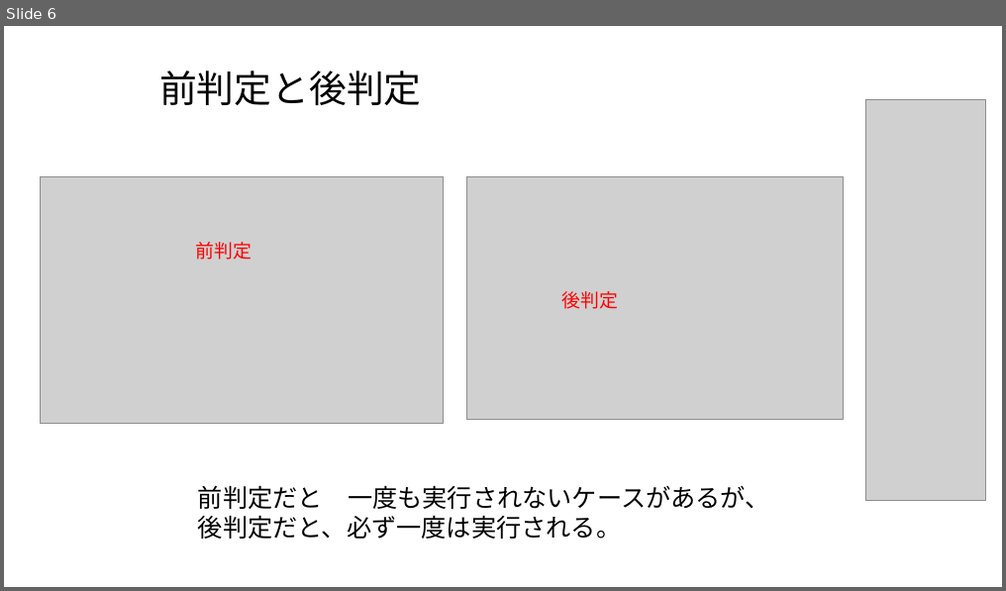
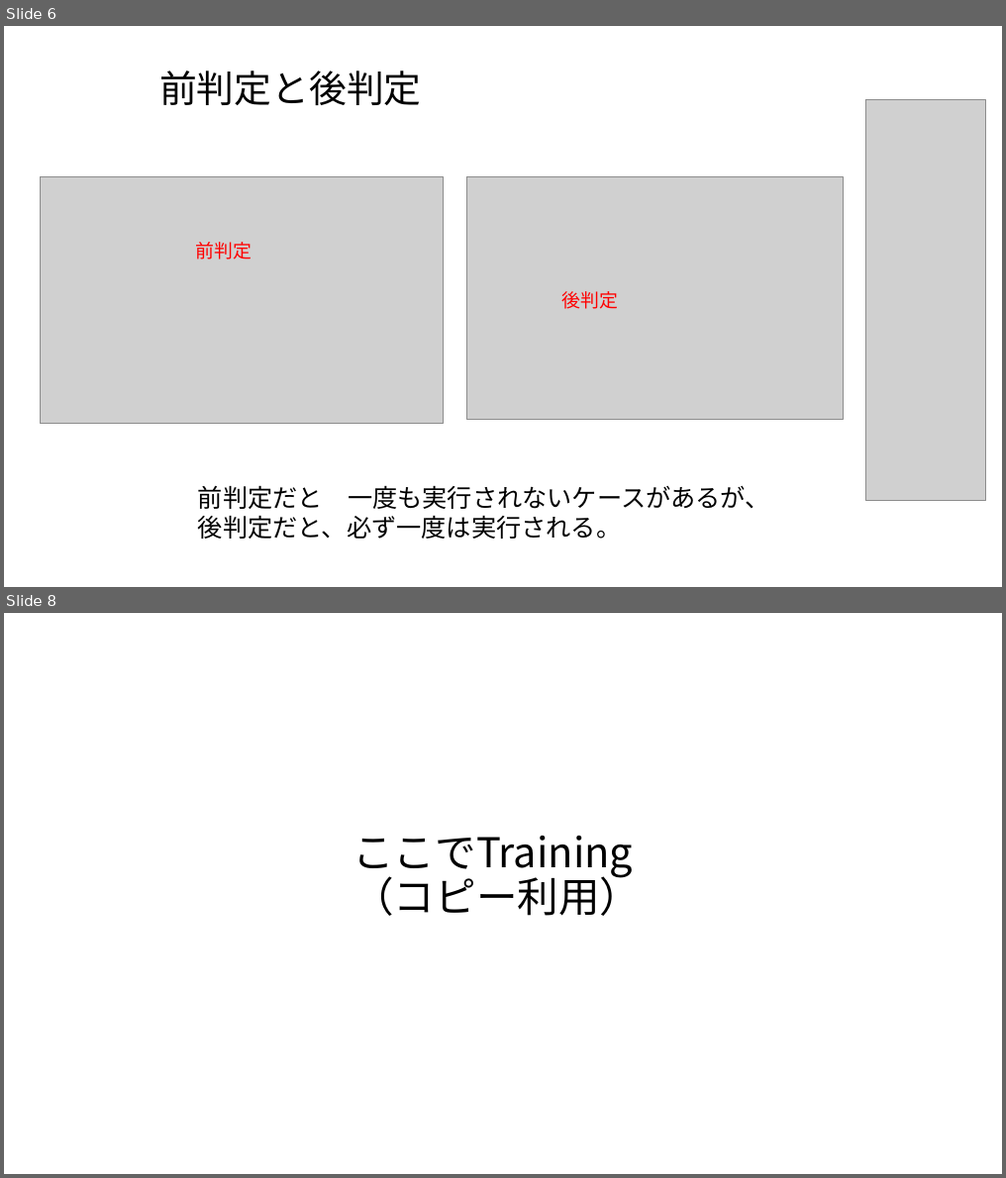
Before and after one commit to masakage/algorithm, a slide deck: docs/第4回繰り返し処理.pptx. Shown one above the other, each under a label of ours: slide 6 before the commit, slides 6 and 8 after it; the slides between them are not shown. The pictures are 1006x591 and 1006x1178 pixels, drawn with LibreOffice and Linux fonts; fonts in the diff are those of the drawing; grey boxes stand for pictures. Boxes give left, top, right and bottom in pixels: in the first picture for what was removed or moved away, otherwise in the second. Text is boxed around its words. In the diff, an @@ line names an element or a change of style, - is before the commit and + after.

```diff
--- a/docs/第4回繰り返し処理.pptx
+++ b/docs/第4回繰り返し処理.pptx
@@ slide 8 added at [4, 613, 1002, 1174], background #FFFFFF @@
@@ title added at [352, 835, 641, 916], 39.6 pt, text #000000 @@
+ここでTraining
+（コピー利用）
```
Also in this commit, not shown: 3 slides changed, 2 other slides added, 1 slide removed, 3 other files.
